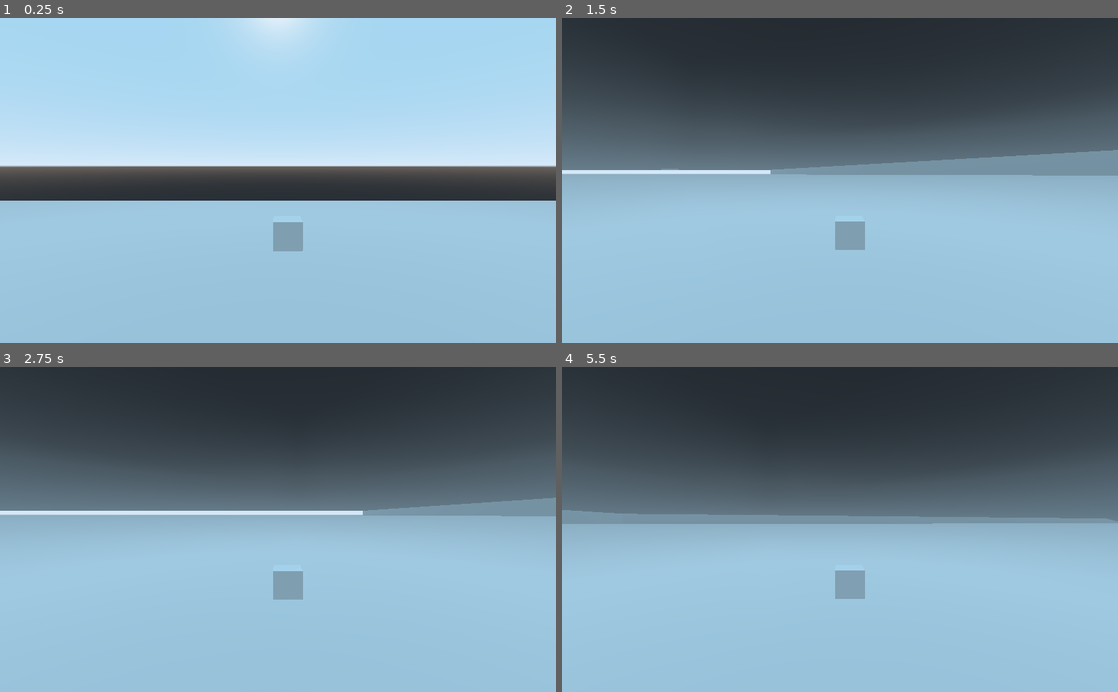
Above: before the commit, frames 1-4 (two rows, left to right).
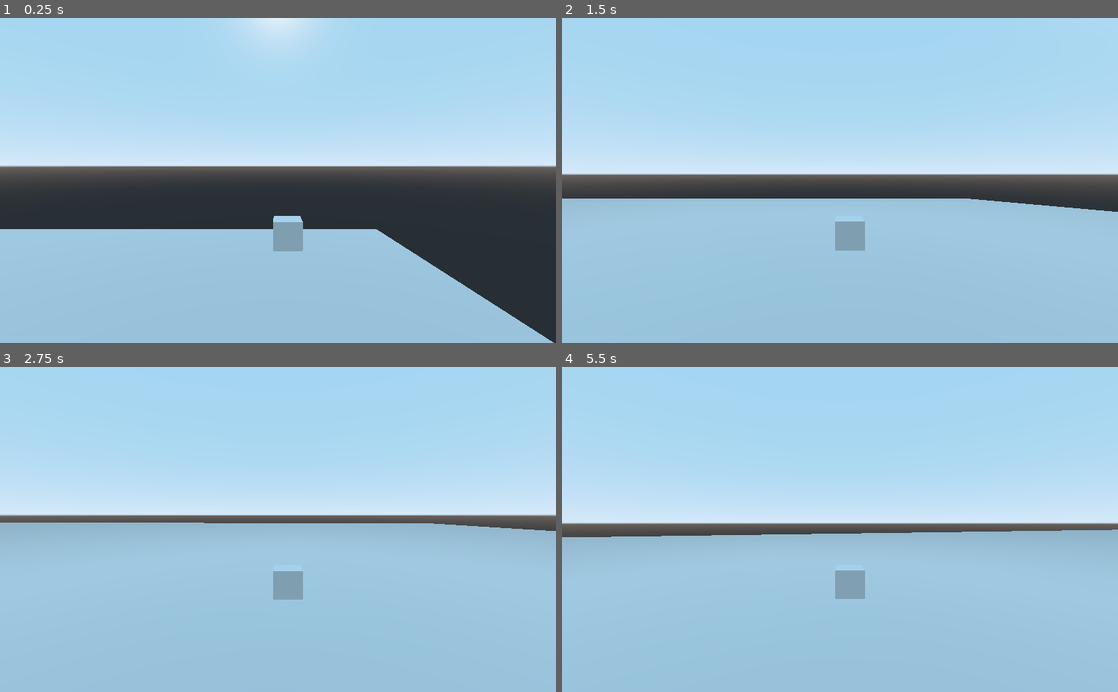
Above: after the commit, the same moments.

Repository: Joren-S-Tier/WolfLance-Alpha
Game: Godot game, scene res://HardSell.tscn
The game is run twice, just before and just after one commit, with the same random seed, the same clock (stepped at 60 frames per second) and the same inputs. This scene is started directly instead of the project's main scene.
Inputs (mouse positions are in pixels of both pictures, inside the frame that each line leads up to):
- Up to frame 1 (0.25 s): no input
- Up to frame 2 (1.5 s): move the mouse to (962, 164) at 0.52 s; hold D (move_right) 0.53-1.28 s; hold Down (aim_down) 0.53-1.28 s; click (962, 164) at 0.67 s; move the mouse to (728, 196) at 1.27 s; hold S (move_down) from 1.28 s (still down); tap Left (aim_left) at 1.35 s
- Up to frame 3 (2.75 s): move the mouse to (333, 458) at 2.02 s; release S (move_down) at 2.03 s; hold D (move_right) from 2.03 s (still down); hold Right (aim_right) from 2.03 s (still down)
- Up to frame 4 (5.5 s): move the mouse to (812, 594) at 2.77 s; release D (move_right) at 2.78 s; release Right (aim_right) at 2.78 s; hold W (move_up) 2.78-3.53 s; tap Up (aim_up) at 2.85 s; click (812, 594) at 2.92 s; move the mouse to (1006, 578) at 3.52 s; hold Alt (bomb) 3.53-4.28 s; hold A (move_left) 3.53-5.03 s; move the mouse to (673, 480) at 4.27 s; tap Space (boosting) at 4.35 s; move the mouse to (867, 529) at 5.02 s; hold S (move_down) from 5.03 s (still down); hold Shift (dodge roll) from 5.03 s (still down); click (867, 529) at 5.17 s

The runs differ from the first frame. In frame 1, 14% of the frame differs, in the area x 0-100%, y 56-100%; in frame 2, 56%, in the area x 0-100%, y 0-72%; in frame 3, 47%; in frame 4, 51%.

Commit message:
Update HardSell.tscn

Diff:
--- a/WolfLance-VS-Alpha/HardSell.tscn
+++ b/WolfLance-VS-Alpha/HardSell.tscn
@@ -11,7 +11,7 @@
 transform = Transform( 1, 0, 0, 0, 1, 0, 0, 0, 1, -0.685852, -30.5497, 1.94469 )
 
 [node name="Player" parent="." instance=ExtResource( 2 )]
-transform = Transform( 0.1, 0, 0, 0, 0.1, 0, 0, 0, 0.1, 52.467, -24.9022, -55.3645 )
+transform = Transform( 0.1, 0, 0, 0, 0.1, 0, 0, 0, 0.1, 67.1633, -2.18367, 15.249 )
 
 [node name="fountain" parent="." instance=ExtResource( 3 )]
 transform = Transform( 0.1, 0, 0, 0, 0.1, 0, 0, 0, 0.1, -60.6886, -27.4482, -6.71124 )
